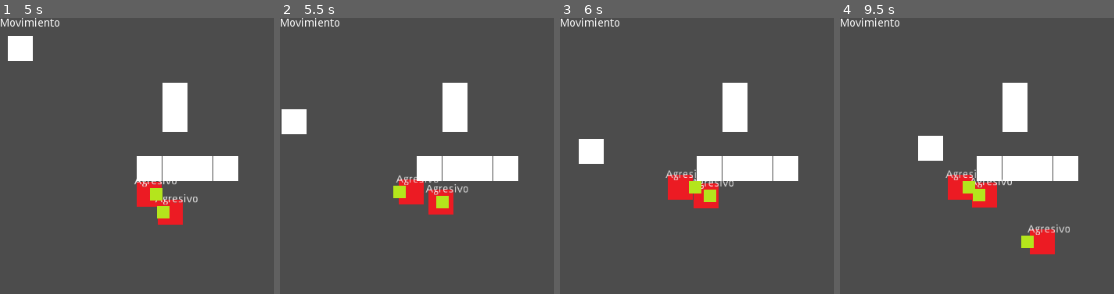
Above: before the commit, frames 1-4 (left to right).
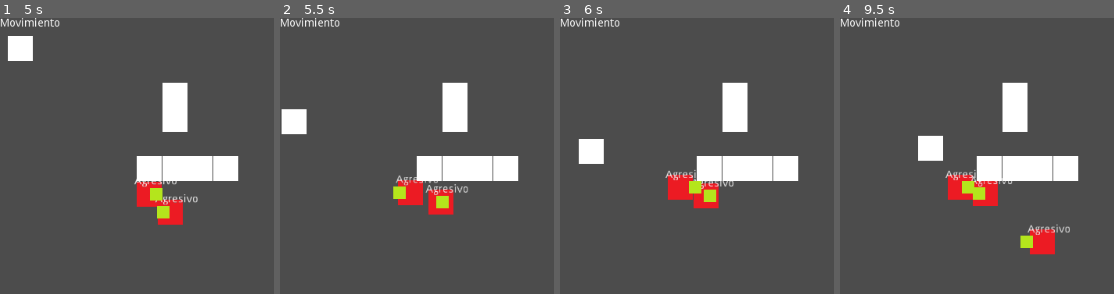
Above: after the commit, the same moments.

Repository: Metecko/Conejo-Magico
Game: Godot game, scene res://escenas/Principal/Principal.tscn
The game is run twice, just before and just after one commit, with the same random seed, the same clock (stepped at 60 frames per second) and the same inputs.
Inputs (mouse positions are in pixels of both pictures, inside the frame that each line leads up to):
- Up to frame 1 (5 s): tap Enter at 0.5 s; move the mouse to (outside the picture) at 0.52 s; hold Right (ui_right) 0.53-1.28 s; hold Space (bastonazo) 0.53-1.28 s; move the mouse to (241, 274) at 1.27 s; hold Down (ui_down) 1.28-2.03 s; right-click (241, 274) at 1.35 s; move the mouse to (outside the picture) at 2.02 s; hold Right (ui_right) 2.03-2.78 s; tap Shift (dash) at 2.1 s; move the mouse to (outside the picture) at 2.77 s; hold Up (ui_up) 2.78-3.53 s; click (outside the picture) at 2.85 s; move the mouse to (outside the picture) at 3.52 s; hold Space (bastonazo) 3.53-4.28 s; hold Left (ui_left) from 3.53 s (still down); move the mouse to (158, 180) at 4.27 s; right-click (158, 180) at 4.35 s
- Up to frame 2 (5.5 s): move the mouse to (outside the picture) at 5.02 s; release Left (ui_left) at 5.03 s; hold Down (ui_down) from 5.03 s (still down); tap Shift (dash) at 5.1 s
- Up to frame 3 (6 s): move the mouse to (outside the picture) at 5.77 s; release Down (ui_down) at 5.78 s; hold Right (ui_right) from 5.78 s (still down); click (outside the picture) at 5.85 s
- Up to frame 4 (9.5 s): move the mouse to (outside the picture) at 6.52 s; release Right (ui_right) at 6.53 s; hold Up (ui_up) 6.53-7.28 s; hold Space (bastonazo) 6.53-7.28 s; move the mouse to (1081, 274) at 7.27 s; hold Right (ui_right) 7.28-8.03 s; right-click (1081, 274) at 7.35 s; move the mouse to (outside the picture) at 8.02 s; hold Down (ui_down) 8.03-8.78 s; tap Shift (dash) at 8.1 s; move the mouse to (outside the picture) at 8.77 s; hold Left (ui_left) from 8.78 s (still down); click (outside the picture) at 8.85 s

Frame 1 is identical in both runs. In frame 2, 0.2% of the frame differs, in the area x 41-63%, y 57-68%; in frame 3, 0.1%; in frame 4, 0.5%, in the area x 38-71%, y 54-84%.

Commit message:
mejorando navigation enemigo

Diff:
--- a/escenas/ControlPuntosPath.gd
+++ b/escenas/ControlPuntosPath.gd
@@ -1,8 +1,10 @@
-extends Node2D
+extends Area2D
 class_name ControlPuntosPath
 
+func set_radio_enemigo(radio: int) -> void:
+	$CollisionShape2D.shape.radius = radio
 
-
-
-func _process(delta):
-	print($Area2D.get_overlapping_bodies())
+func print_colisiones() -> String:
+	yield()
+	queue_free()
+	return "peo"
--- a/escenas/ControlPuntosPath.tscn
+++ b/escenas/ControlPuntosPath.tscn
@@ -5,15 +5,13 @@
 [sub_resource type="CircleShape2D" id=1]
 radius = 0.01
 
-[node name="ControlPuntosPath" type="Node2D"]
+[node name="ControlPuntosPath" type="Area2D"]
+collision_layer = 8
+collision_mask = 4
 script = ExtResource( 1 )
 __meta__ = {
 "_edit_group_": true
 }
 
-[node name="Area2D" type="Area2D" parent="."]
-collision_layer = 8
-collision_mask = 4
-
-[node name="CollisionShape2D" type="CollisionShape2D" parent="Area2D"]
+[node name="CollisionShape2D" type="CollisionShape2D" parent="."]
 shape = SubResource( 1 )
--- a/escenas/Principal/Navigation.gd
+++ b/escenas/Principal/Navigation.gd
@@ -1,6 +1,7 @@
 extends Navigation2D
 
 const CONTROL_PATH: PackedScene = preload("res://escenas/ControlPuntosPath.tscn")
+var controles = []
 var jugador_position: Vector2
 var enemigos: Array
 
@@ -9,11 +10,13 @@
 
 func _process(delta) -> void:
 	enemigos = $Enemigos.get_children()
-	path_para_enemigos_agresivos()
+
 	path_para_enemigos_pasivos()
 
 func _physics_process(delta) -> void:
 	jugador_position = $Jugador.position
+	print(controles.size())
+	path_para_enemigos_agresivos()
 
 func path_para_enemigos_agresivos():
 	for enemigo in enemigos:
@@ -21,11 +24,18 @@
 		if estado_controlador.get_estado_actual().name == "Agresivo":
 			var nuevo_path = get_simple_path(enemigo.position, jugador_position)
 			nuevo_path.remove(0)
-			for punto in nuevo_path:
+			for control_funcion in controles:
+				control_funcion[1].resume()
+				controles.erase(control_funcion)
+			for i in range(nuevo_path.size() - 1):
 				var radio_enemigo = enemigo.get_node("CollisionShape2D").shape.radius
-				var control = CONTROL_PATH.instance(radio_enemigo)
+				var control = CONTROL_PATH.instance()
+				add_child(control)
+				control.set_radio_enemigo(radio_enemigo)
+				var punto = nuevo_path[i]
 				control.position = punto
-				add_child(control)
+				controles.append([control, control.print_colisiones()])
+
 			enemigo.set_path(nuevo_path)
 
 func path_para_enemigos_pasivos():
--- a/project.godot
+++ b/project.godot
@@ -19,7 +19,7 @@
 "language": "GDScript",
 "path": "res://entidades/enemigos/creep/estados/Alerta.gd"
 }, {
-"base": "Node2D",
+"base": "Area2D",
 "class": "ControlPuntosPath",
 "language": "GDScript",
 "path": "res://escenas/ControlPuntosPath.gd"
